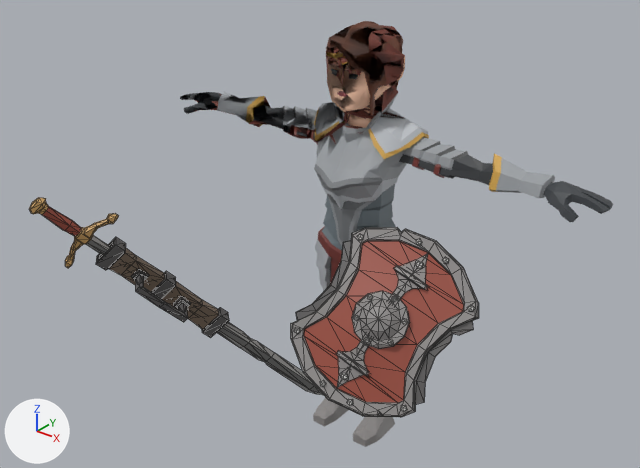
The FBX model Assets/models/Female Knight.fbx: old version first, new version second.
The view is the same before and after, from a 50 mm camera at (2.2, -3.04, 2.89) aimed at (-0.1, -0.16, 1.1). Every picture has the same lights, and +X, +Y and +Z are marked at lower left. Mesh edges are drawn as thin lines on the coarser meshes. Where no turn or scale is listed for an object, it has been applied to the vertices.

The first picture shows 'Character_Hero_Knight_Female', 'SM_Item_Shield', 'SM_Item_Sword'.
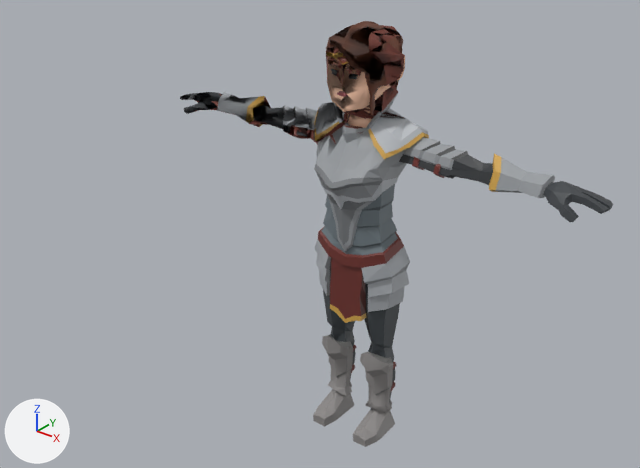
Changed parts and their boxes (x1, y1, x2, y2) in the pictures (640 x 468 px):
'SM_Item_Shield', deleted: before (291, 227, 479, 417)
'SM_Item_Sword', deleted: before (29, 198, 323, 395)

What the commit changed:
Object 'SM_Item_Shield' (ob_sm_item_shield) is deleted.
Object 'SM_Item_Sword' (ob_sm_item_sword) is deleted.
